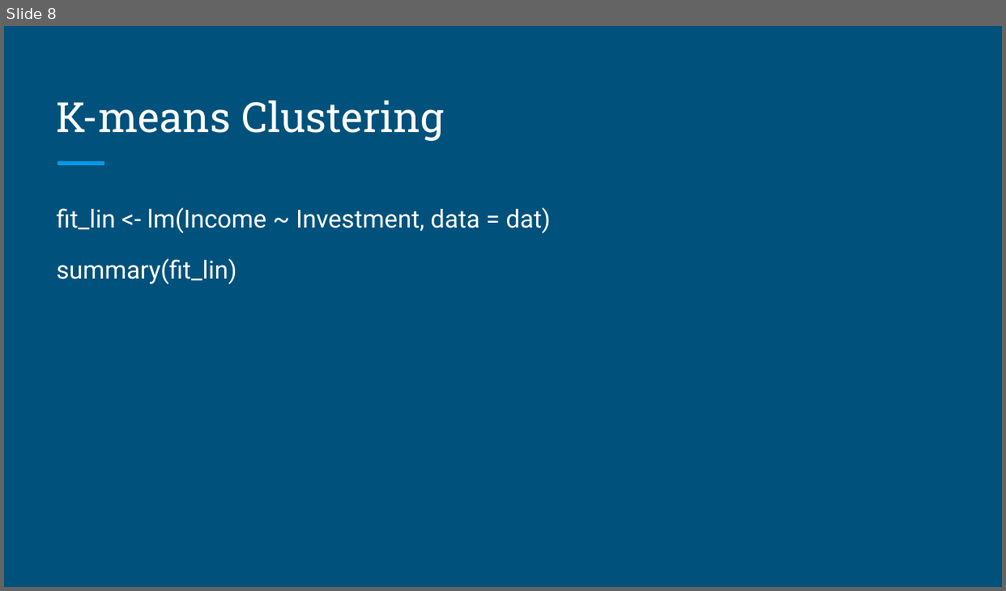
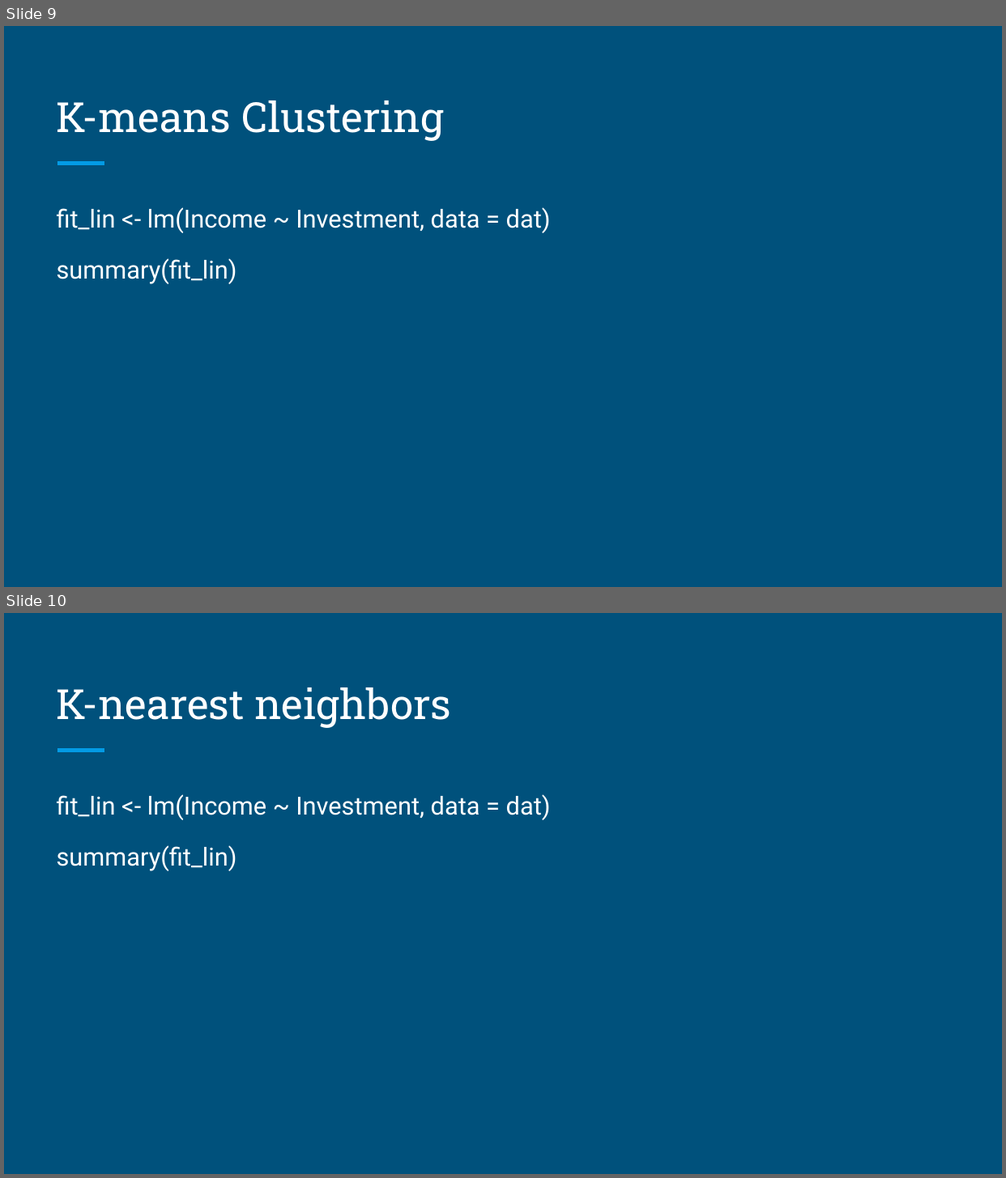
Before and after one commit to brandonyph/APB-Workshop-DataAnalyticsEssentials, a slide deck: Week 7-Model Basics and Building/Week 7-Model Basics and Building.pptx. Shown one above the other, each under a label of ours: slide 8 before the commit, slides 9 and 10 after it. The pictures are 1006x591 and 1006x1178 pixels, drawn with LibreOffice and Linux fonts; fonts in the diff are those of the drawing. Boxes give left, top, right and bottom in pixels: in the first picture for what was removed or moved away, otherwise in the second. Text is boxed around its words. In the diff, an @@ line names an element or a change of style, - is before the commit and + after.

```diff
--- a/Week 7-Model Basics and Building/Week 7-Model Basics and Building.pptx
+++ b/Week 7-Model Basics and Building/Week 7-Model Basics and Building.pptx
@@ slide 10 added at bbox=[4, 613, 1002, 1174], background #00517C; not listed: 1 template element that a slide beside it also shows @@
@@ title added at bbox=[57, 688, 451, 728], 30 pt, text #FFFFFF @@
+K-nearest neighbors
@@ text added at bbox=[57, 794, 551, 871], 18 pt, text #FFFFFF @@
+fit_lin <- lm(Income ~ Investment, data = dat)
+summary(fit_lin)
@@ what was slide 8 is now slide 9 @@
```
Also in this commit, not shown: 6 slides changed, 7 other slides added.
